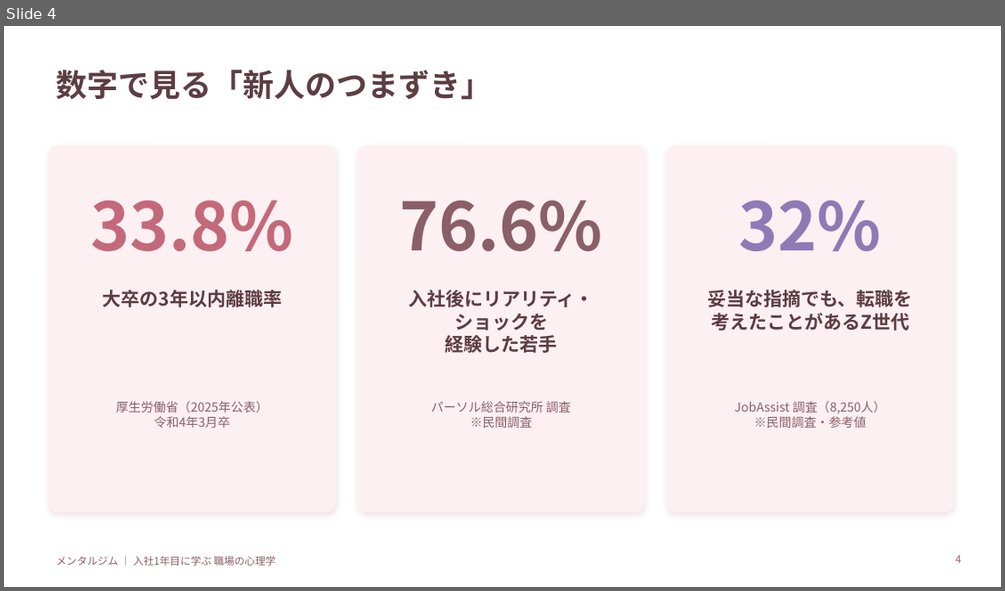
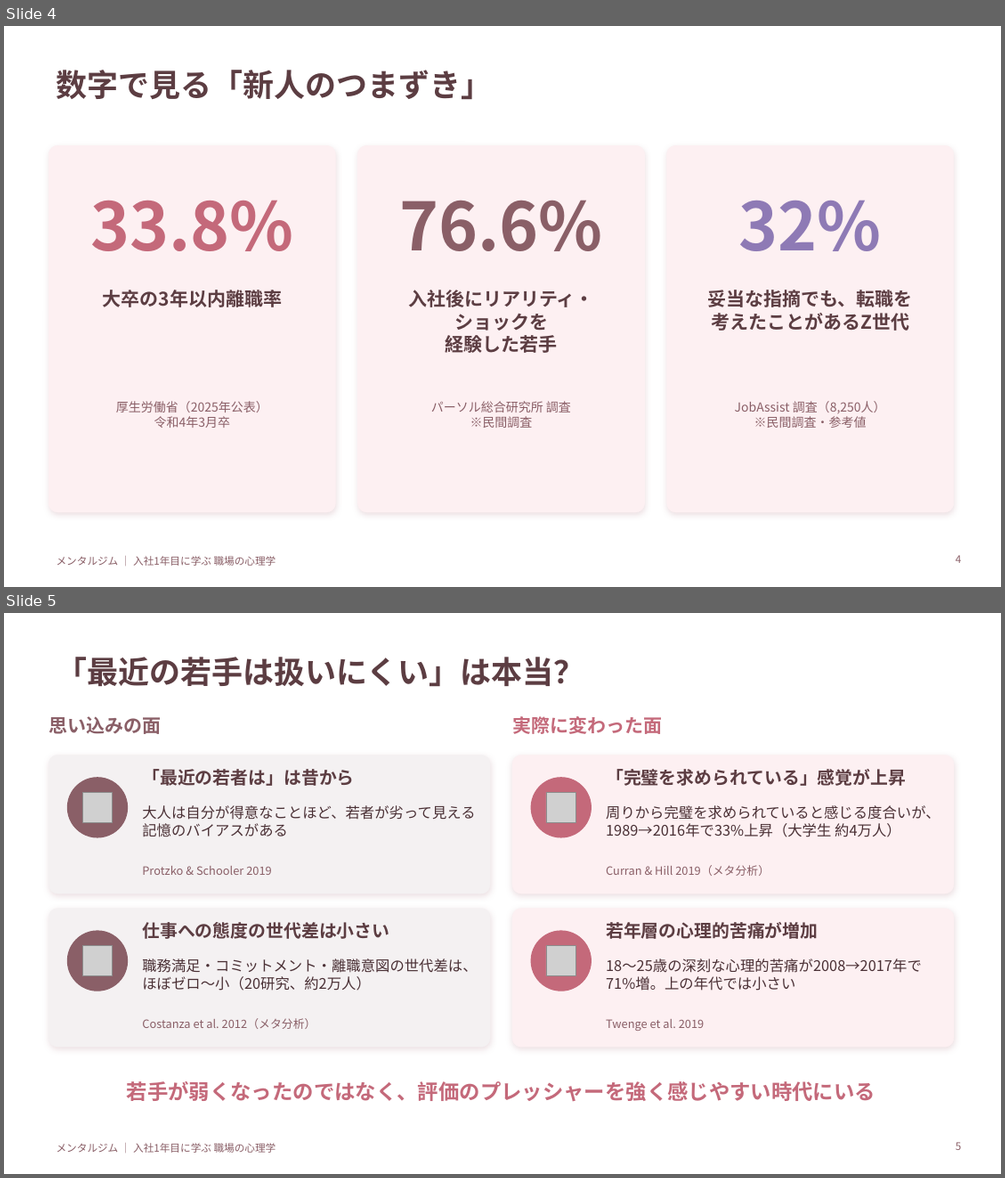
Before and after one commit to cocorest/mentalgym, a slide deck: programs/newcomer-first-year/slides/01_本研修_入社1年目に学ぶ職場の心理学.pptx. Shown one above the other, each under a label of ours: slide 4 before the commit, slides 4 and 5 after it. The pictures are 1005x591 and 1005x1178 pixels, drawn with LibreOffice and Linux fonts; fonts in the diff are those of the drawing; grey boxes stand for pictures. Boxes give left, top, right and bottom in pixels: in the first picture for what was removed or moved away, otherwise in the second. Text is boxed around its words. In the diff, an @@ line names an element or a change of style, - is before the commit and + after.

```diff
--- a/programs/newcomer-first-year/slides/01_本研修_入社1年目に学ぶ職場の心理学.pptx
+++ b/programs/newcomer-first-year/slides/01_本研修_入社1年目に学ぶ職場の心理学.pptx
@@ slide 5 added at box(4, 613, 1001, 1174), background #FFFFFF; not listed: 1 template element that a slide beside it also shows @@
@@ title added at box(57, 657, 585, 687), 30 pt, text #5C3D42, bold @@
+「最近の若手は扱いにくい」は本当？
@@ text added at box(48, 716, 161, 734), 18 pt, text #8A5F67, bold @@
+思い込みの面
@@ text added at box(512, 716, 662, 734), 18 pt, text #C4697A, bold @@
+実際に変わった面
@@ rounded rectangle added at box(48, 755, 490, 893), fill #F4F1F2, outline #F4F1F2 0.5 pt @@
@@ text added at box(142, 769, 354, 786), 17 pt, text #5C3D42, bold @@
+「最近の若者は」は昔から
@@ rounded rectangle added at box(512, 755, 954, 893), fill #FDF0F2, outline #FDF0F2 0.5 pt @@
@@ text added at box(606, 769, 906, 786), 17 pt, text #5C3D42, bold @@
+「完璧を求められている」感覚が上昇
@@ ellipse added at box(67, 778, 128, 837), fill #8A5F67, outline #8A5F67 1 pt @@
@@ picture added at box(82, 793, 113, 822) @@
@@ ellipse added at box(531, 778, 591, 837), fill #C4697A, outline #C4697A 1 pt @@
@@ picture added at box(546, 793, 576, 822) @@
@@ text added at box(142, 805, 475, 837), 14 pt, text #4A3035 @@
+大人は自分が得意なことほど、若者が劣って見える記憶のバイアスがある
@@ text added at box(606, 805, 940, 837), 14 pt, text #4A3035 @@
+周りから完璧を求められていると感じる度合いが、1989→2016年で33%上昇（大学生 約4万人）
@@ text added at box(142, 866, 272, 875), 11 pt, text #8A5F67 @@
+Protzko & Schooler 2019
@@ text added at box(606, 865, 769, 876), 11 pt, text #8A5F67 @@
+Curran & Hill 2019（メタ分析）
@@ rounded rectangle added at box(48, 908, 490, 1046), fill #F4F1F2, outline #F4F1F2 0.5 pt @@
@@ ellipse added at box(67, 931, 128, 990), fill #8A5F67, outline #8A5F67 1 pt @@
@@ text added at box(142, 922, 389, 939), 17 pt, text #5C3D42, bold @@
+仕事への態度の世代差は小さい
@@ rounded rectangle added at box(512, 908, 954, 1046), fill #FDF0F2, outline #FDF0F2 0.5 pt @@
@@ ellipse added at box(531, 931, 591, 990), fill #C4697A, outline #C4697A 1 pt @@
@@ text added at box(606, 922, 817, 939), 17 pt, text #5C3D42, bold @@
+若年層の心理的苦痛が増加
@@ picture added at box(82, 946, 113, 976) @@
@@ text added at box(142, 958, 477, 990), 14 pt, text #4A3035 @@
+職務満足・コミットメント・離職意図の世代差は、ほぼゼロ〜小（20研究、約2万人）
@@ picture added at box(546, 946, 576, 976) @@
@@ text added at box(606, 958, 922, 990), 14 pt, text #4A3035 @@
+18〜25歳の深刻な心理的苦痛が2008→2017年で71%増。上の年代では小さい
@@ text added at box(142, 1018, 316, 1029), 11 pt, text #8A5F67 @@
+Costanza et al. 2012（メタ分析）
@@ text added at box(606, 1019, 704, 1030), 11 pt, text #8A5F67 @@
+Twenge et al. 2019
@@ text added at box(127, 1081, 875, 1101), 20 pt, text #C4697A, bold @@
+若手が弱くなったのではなく、評価のプレッシャーを強く感じやすい時代にいる
@@ page number added at box(955, 1142, 961, 1150), 10 pt, text #8A5F67 @@
+5
```
Also in this commit, not shown: 4 slides changed, 4 other files.
